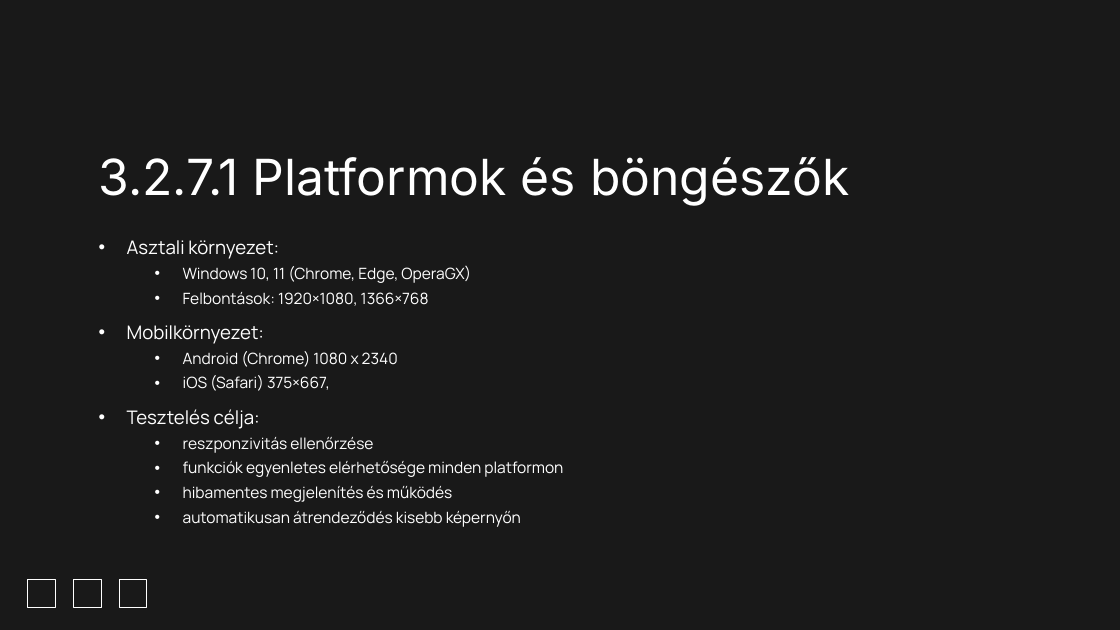
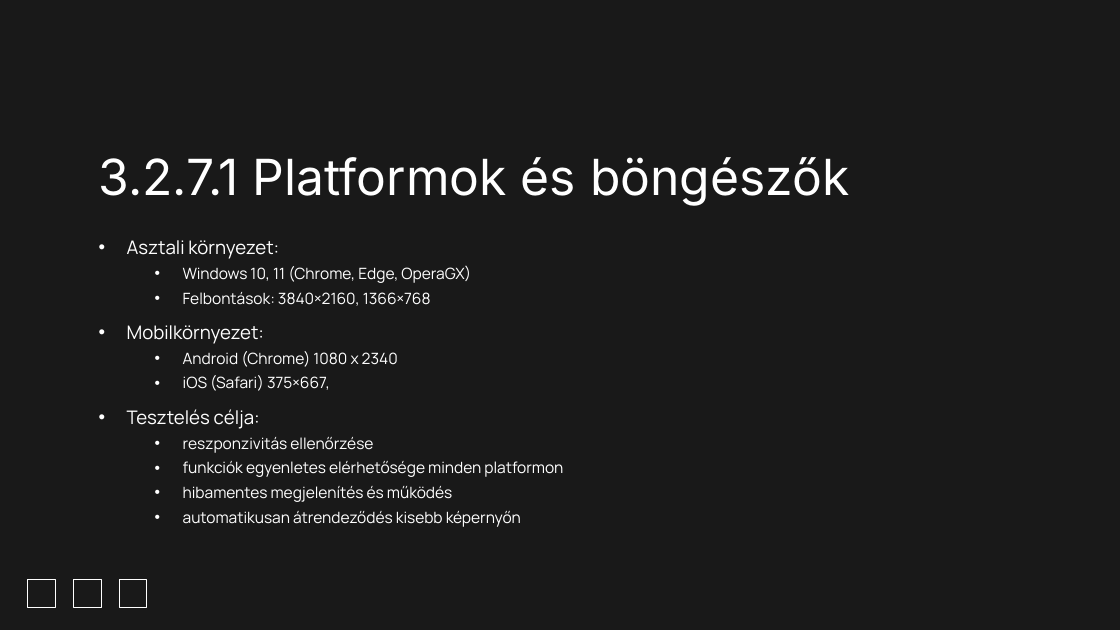
Before and after one commit to Dominik488/ViszgaRemek, a slide deck: slide 59 of documentation 2.pptx (slide 60 before the commit). Drawn at 1120x630 pixels with LibreOffice and Linux fonts; fonts in the diff are those of the drawing; background and template pictures are left out. Boxes give left, top, right and bottom in pixels: in the first picture for what was removed or moved away, otherwise in the second. Text is boxed around its words. In the diff, an @@ line names an element or a change of style, - is before the commit and + after.

```diff
--- a/documentation 2.pptx
+++ b/documentation 2.pptx
@@ subtitle at bbox=[183, 292, 431, 306]: text changed @@
-  • Felbontások: 1920×1080, 1366×768
+  • Felbontások: 3840×2160, 1366×768
```
Also in this commit, not shown: 12 other slides changed, 1 slide removed.
